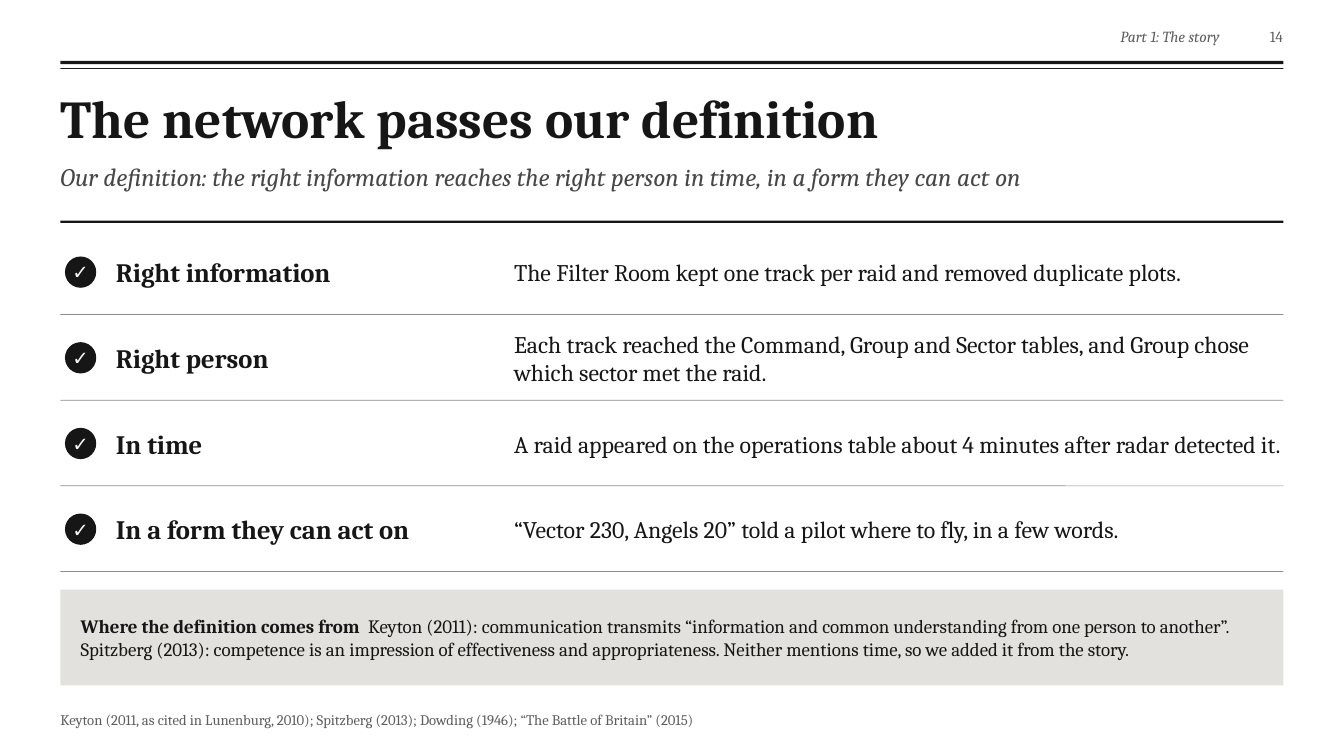
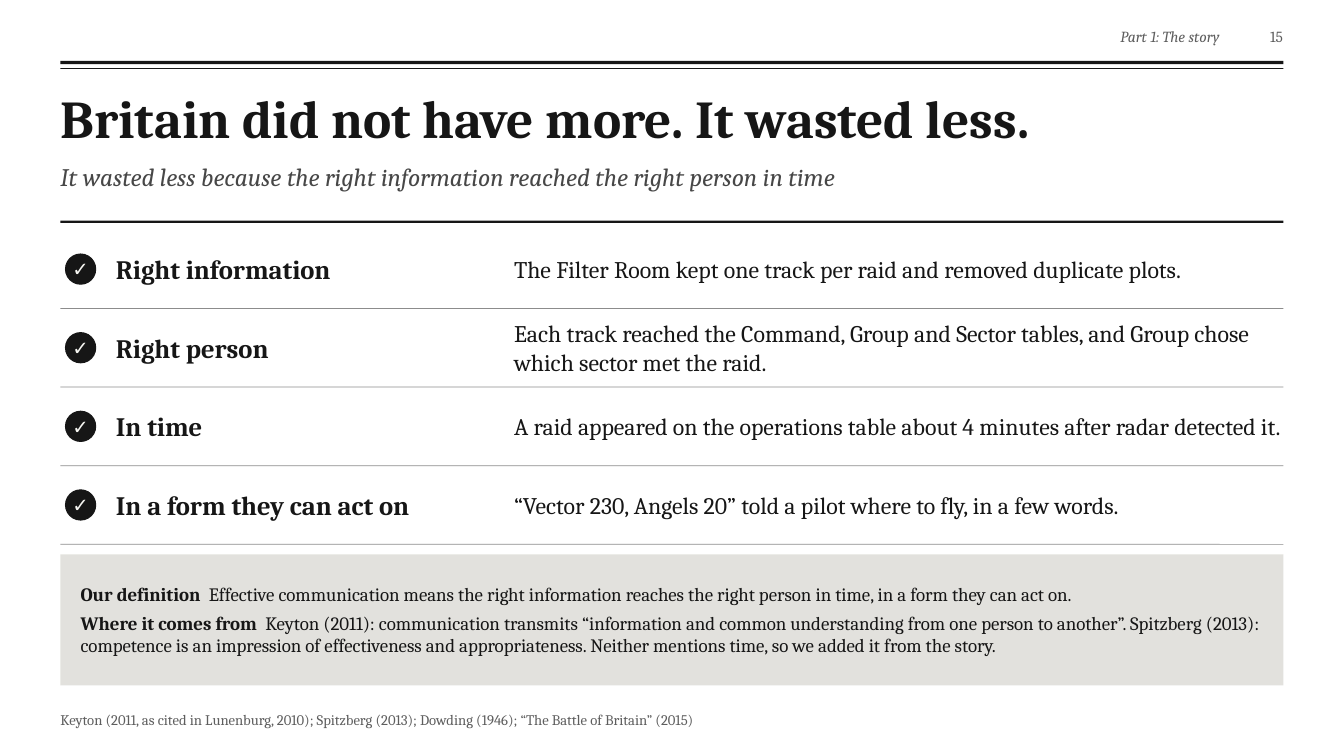
Before and after one commit to fengyiqicoder/fumadocs, a slide deck: slide 15 of dowding-presentation/Dowding_Effective_Communication.pptx (slide 14 before the commit). Drawn at 1344x756 pixels with LibreOffice and Linux fonts; fonts in the diff are those of the drawing; background and template pictures are left out. Boxes give left, top, right and bottom in pixels: in the first picture for what was removed or moved away, otherwise in the second. Text is boxed around its words. In the diff, an @@ line names an element or a change of style, - is before the commit and + after.

```diff
--- a/dowding-presentation/Dowding_Effective_Communication.pptx
+++ b/dowding-presentation/Dowding_Effective_Communication.pptx
@@ page number at <box>1270,31,1283,42</box>: text changed @@
-14
+15
@@ text at <box>60,101,1029,139</box>: text changed @@
-The network passes our definition
+Britain did not have more. It wasted less.
@@ text at <box>60,168,834,192</box>: text changed @@
-Our definition: the right information reaches the right person in time, in a form they can act on
+It wasted less because the right information reached the right person in time
@@ line moved from (60, 315) - (1284, 315) to (60, 309) - (1284, 309) @@
@@ text "Right person": place and size @@
-text "Right person" at <box>116,349,269,374</box>
+text "Right person" at <box>116,339,269,364</box>
@@ text "Each track reached the Command, ...": place and size @@
-text "Each track reached the Command, ..." at <box>514,336,1249,382</box>
+text "Each track reached the Command, ..." at <box>514,325,1249,372</box>
@@ ellipse: place and size @@
-ellipse at <box>66,343,96,373</box>
+ellipse at <box>66,333,96,363</box>
@@ text "✓": place and size @@
-text "✓" at <box>66,343,96,373</box>
+text "✓" at <box>66,333,96,363</box>
@@ line moved from (60, 400) - (1284, 400) to (60, 387) - (1284, 387) @@
@@ text "In time": place and size @@
-text "In time" at <box>116,435,202,454</box>
+text "In time" at <box>116,417,202,436</box>
@@ text "A raid appeared on the ...": place and size @@
-text "A raid appeared on the ..." at <box>514,436,1281,458</box>
+text "A raid appeared on the ..." at <box>514,418,1281,440</box>
@@ 1 ellipse, 1 text, 1 line: place and size @@
-1 ellipse, 1 text, 1 line at <box>60,429,1284,486</box>
+1 ellipse, 1 text, 1 line at <box>60,411,1284,466</box>
@@ text "In a form they can ...": place and size @@
-text "In a form they can ..." at <box>116,520,409,545</box>
+text "In a form they can ..." at <box>116,496,409,521</box>
@@ text "“Vector 230, Angels 20” told ...": place and size @@
-text "“Vector 230, Angels 20” told ..." at <box>514,521,1119,544</box>
+text "“Vector 230, Angels 20” told ..." at <box>514,497,1119,520</box>
@@ ellipse: place and size @@
-ellipse at <box>66,514,96,544</box>
+ellipse at <box>66,490,96,520</box>
@@ text "✓": place and size @@
-text "✓" at <box>66,514,96,544</box>
+text "✓" at <box>66,490,96,520</box>
@@ rectangle: place and size @@
-rectangle at <box>60,590,1284,686</box>
+rectangle at <box>60,555,1284,686</box>
@@ line moved from (60, 572) - (1284, 572) to (60, 544) - (1284, 544) @@
@@ text at <box>81,587,1259,656</box>: text changed @@
-Where the definition comes from Keyton (2011): communication transmits “information and common understanding from one person to another”. Spitzberg (2013): competence is an impression of effectiveness and appropriateness. Neither mentions time, so we added it from the story.
+Our definition Effective communication means the right information reaches the right person in time, in a form they can act on.
+Where it comes from Keyton (2011): communication transmits “information and common understanding from one person to another”. Spitzberg (2013): competence is an impression of effectiveness and appropriateness. Neither mentions time, so we added it from the story.
```
Also in this commit, not shown: 21 other slides changed, 2 slides added, 4 slides removed, 2 other files.
